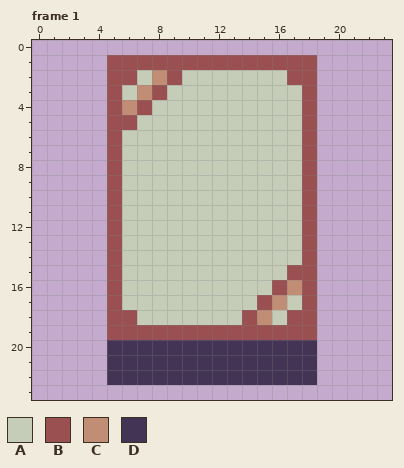
One commit to this pixel-art file: Assets/Resources/Graphics/Card/Icons/Icons.aseprite. That is the earlier state.
24x24 pixels, 2 frames. Shown: frame 1. The commit also changed other frames, which this record leaves out.
Palette (. is transparent): A #c5ccb8  B #9a4f50  C #c28d75  D #433455
Pixels before, frame 1, first column x 5:
 1 BBBBBBBBBBBBBB
 2 BBACBAAAAAAABB
 3 BACBAAAAAAAAAB
 4 BCBAAAAAAAAAAB
 5 BBAAAAAAAAAAAB
 6 BAAAAAAAAAAAAB
 7 BAAAAAAAAAAAAB
 8 BAAAAAAAAAAAAB
 9 BAAAAAAAAAAAAB
10 BAAAAAAAAAAAAB
11 BAAAAAAAAAAAAB
12 BAAAAAAAAAAAAB
13 BAAAAAAAAAAAAB
14 BAAAAAAAAAAAAB
15 BAAAAAAAAAAABB
16 BAAAAAAAAAABCB
17 BAAAAAAAAABCAB
18 BBAAAAAAABCABB
19 BBBBBBBBBBBBBB
20 DDDDDDDDDDDDDD
21 DDDDDDDDDDDDDD
22 DDDDDDDDDDDDDD
After the commit:
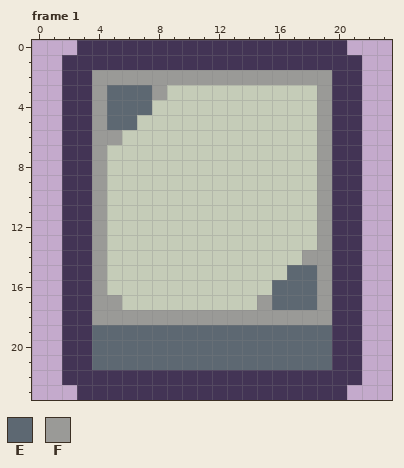
Colours new in this view: E #5d6872  F #9a9a97
Edits made:
Changed rows in their new state; - is an unchanged pixel.
Frame 1:
first column x 2:
 0 -DDDDDDDDDDDDDDDDDD-
 1 DDDDDDDDDDDDDDDDDDDD
 2 DDFFFFFFFFFFFFFFFFDD
 3 DDFEEEF---------AFDD
 4 DDFEEE----------AFDD
 5 DDFEE-----------AFDD
 6 DDFF------------AFDD
 7 DDFA------------AFDD
 8 DDFA------------AFDD
 9 DDFA------------AFDD
10 DDFA------------AFDD
11 DDFA------------AFDD
12 DDFA------------AFDD
13 DDFA------------AFDD
14 DDFA------------FFDD
15 DDFA-----------EEFDD
16 DDFA----------EEEFDD
17 DDFF---------FEEEFDD
18 DDFFFFFFFFFFFFFFFFDD
19 DDEEEEEEEEEEEEEEEEDD
20 DDEEEEEEEEEEEEEEEEDD
21 DDEEEEEEEEEEEEEEEEDD
22 DDD--------------DDD
23 -DDDDDDDDDDDDDDDDDD-
Changed places in both pictures, as pixel boxes (x1, y1, x2, y2):
changed: (62, 40, 362, 400)
